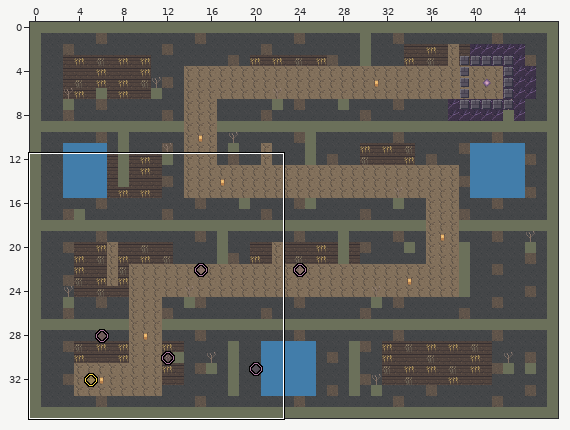
Two states of a LDtk project, Assets/LevelDesign/LDtkPrototype/Prototype_LDtk_Import.ldtk. The picture above shows the old version from afar; the outline marks the close-up.
Close-up. Before the commit:
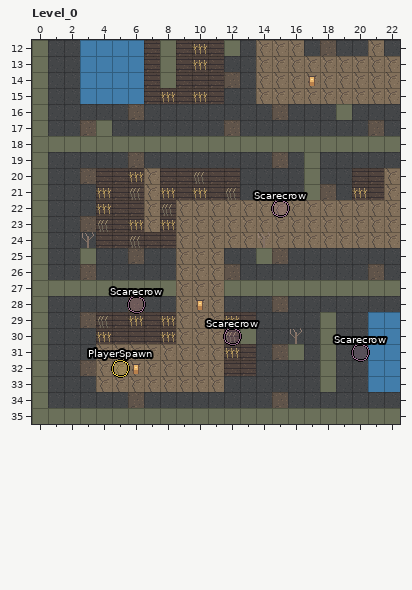
Cells are 16x16 px. Shown: Level_0 x 0..22, y 12..35. The commit also changed other parts of the map, which this record leaves out.
Objects are placed by their top-left corner, in cells (3,4 is the top-left corner of cell 3,4); size is 1x1 cell unless given.
Layers that did not change in this view are not listed.
Objects on layer "Entities" before:
"PlayerSpawn" ellipse at 5,32
"Scarecrow" ellipse at 12,30
"Scarecrow" ellipse at 6,28
"Scarecrow" ellipse at 15,22
"Scarecrow" ellipse at 20,31
And afterwards:
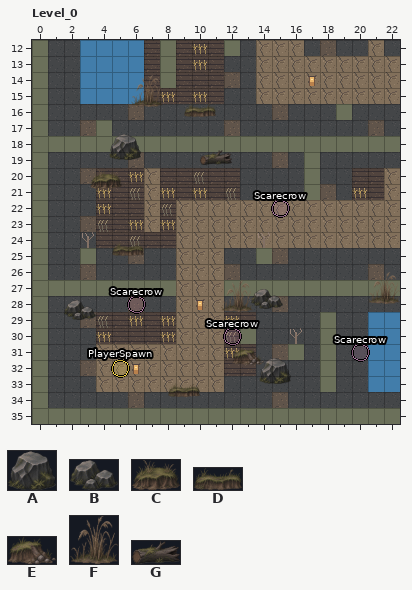
Further tiles: from "TerrainRelief": A 0, B 1, C 5, D 12, E 13, F 15, G 17.
Commit: feat: add grounded terrain relief props and depth sorting to LDtk prototype
From old to new:
Layer "Entities":
added: A "Relief_Boulder" at 4.8,17.5 size 2x2
added: A "Relief_Boulder" at 14.2,31.5 size 2x2
added: B "Relief_RockCluster" at 2,27.5 size 2x2
added: B "Relief_RockCluster" at 13.7,26.8 size 2x2
added: C "Relief_Mound" at 3.6,19.3 size 2x2
added: D "Relief_BankLong" at 9.5,14.8 size 2x2
added: D "Relief_BankLong" at 5,23.5 size 2x2
added: D "Relief_BankLong" at 8.5,32.3 size 2x2
added: E "Relief_BankCorner" at 12.5,30.3 size 2x2
added: F "Relief_Reeds" at 6.2,14.2 size 2x2
added: F "Relief_Reeds" at 21,26.5 size 2x2
added: F "Relief_Reeds" at 11.8,27 size 2x2
added: G "Relief_Log" at 10.5,17.8 size 2x2
